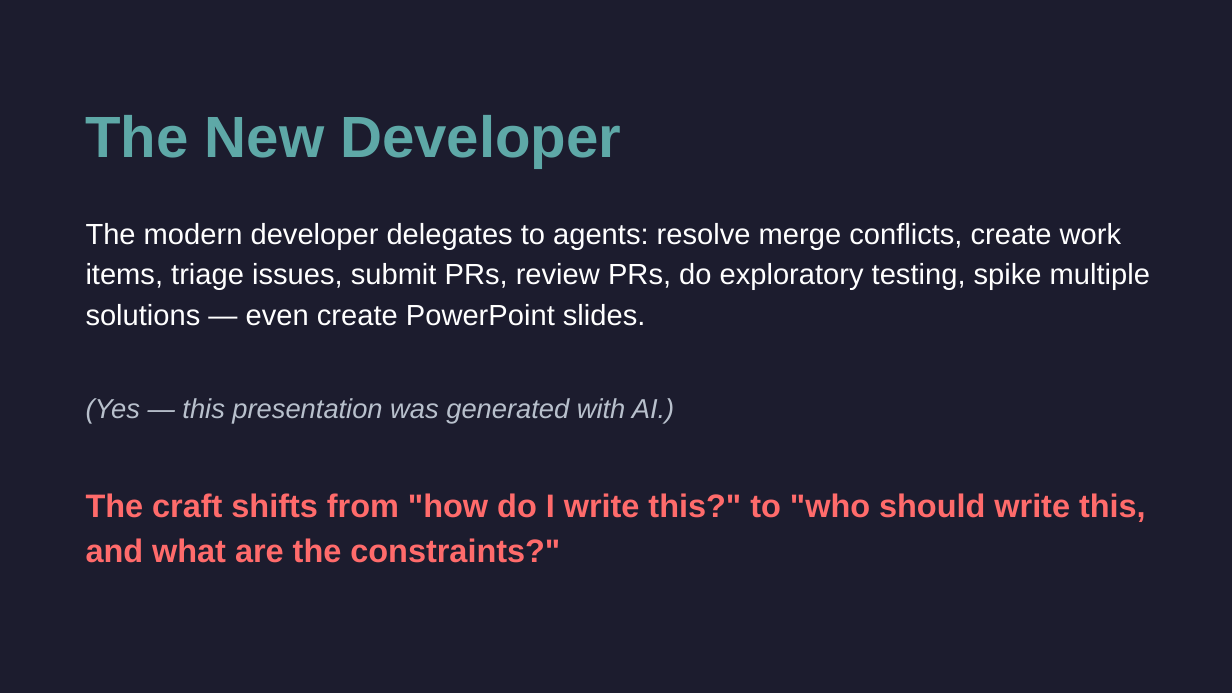
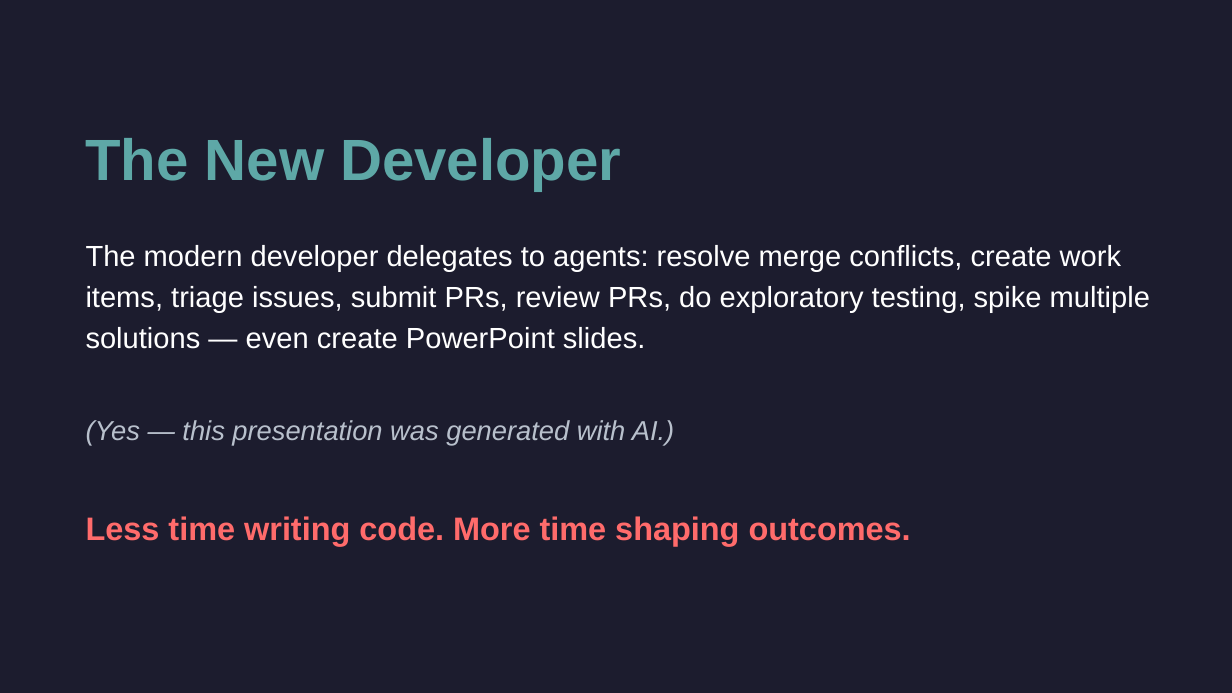
Before and after one commit to cirvine-MSFT/editless, a slide deck: slide 7 of docs/presentations/marks-journey-short.pptx. Drawn at 1232x693 pixels with LibreOffice and Linux fonts; fonts in the diff are those of the drawing. Boxes give left, top, right and bottom in pixels: in the first picture for what was removed or moved away, otherwise in the second. Text is boxed around its words. In the diff, an @@ line names an element or a change of style, - is before the commit and + after.

```diff
--- a/docs/presentations/marks-journey-short.pptx
+++ b/docs/presentations/marks-journey-short.pptx
@@ text "The New Developer": place and size @@
-text "The New Developer" at <box>86,115,621,168</box>
+text "The New Developer" at <box>86,138,621,191</box>
@@ text "The modern developer delegates to ...": place and size @@
-text "The modern developer delegates to ..." at <box>86,223,1150,326</box>
+text "The modern developer delegates to ..." at <box>86,245,1150,349</box>
@@ text "(Yes — this presentation was ...": place and size @@
-text "(Yes — this presentation was ..." at <box>86,398,674,423</box>
+text "(Yes — this presentation was ..." at <box>86,420,674,446</box>
@@ text at <box>86,516,911,546</box>: text changed @@
-The craft shifts from "how do I write this?" to "who should write this, and what are the constraints?"
+Less time writing code. More time shaping outcomes.
```
Also in this commit, not shown: 1 other file.
